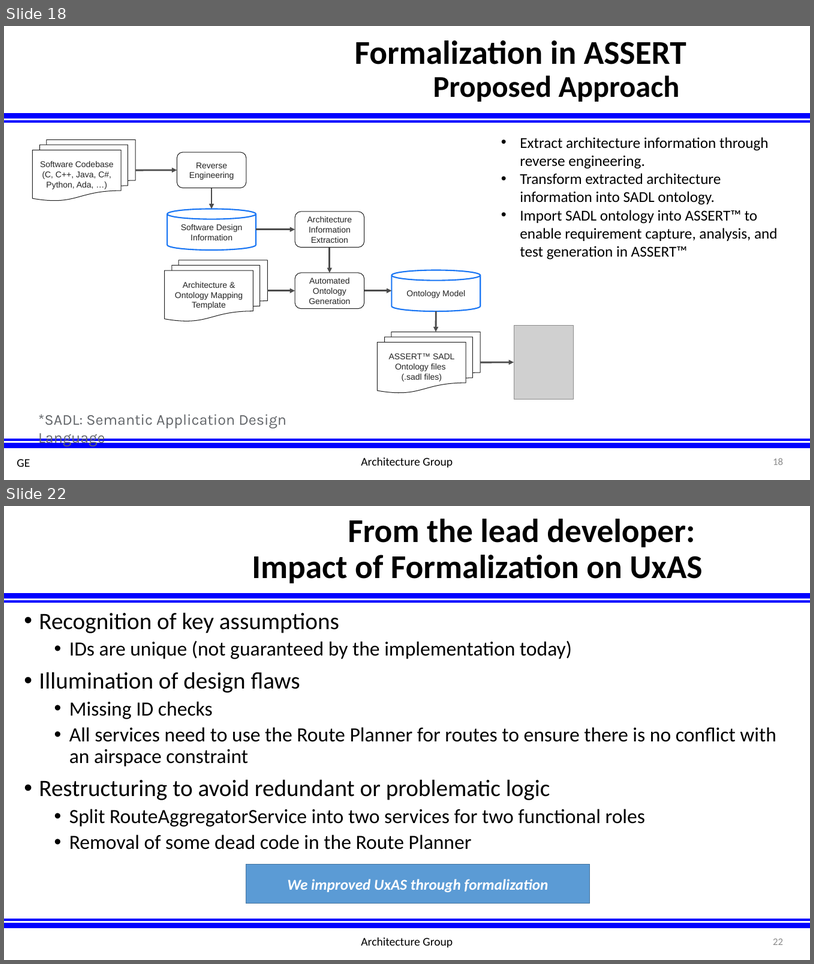
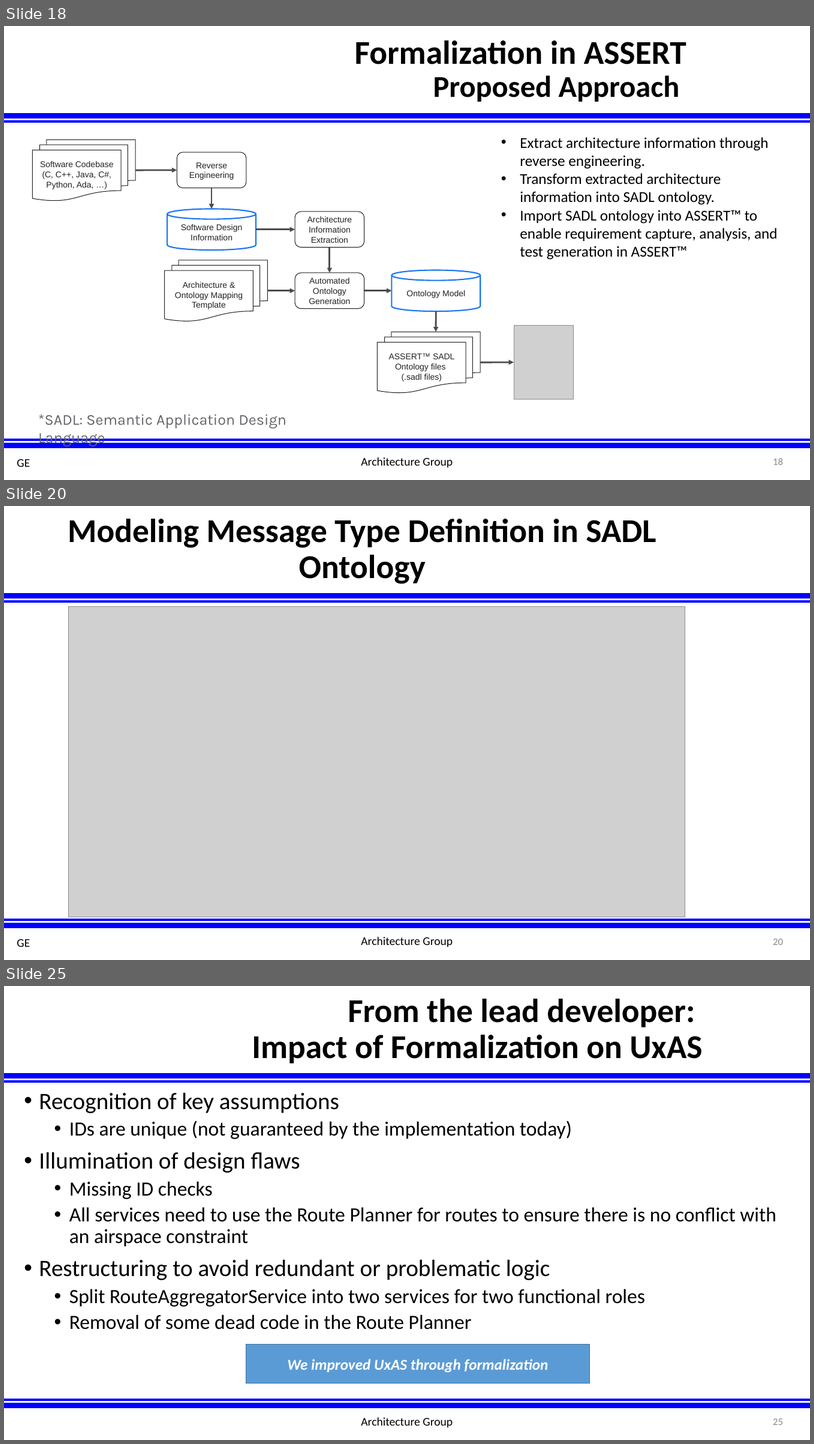
Before and after one commit to afrl-rq/OpenUxAS-SoI, a slide deck: presentations/S5_SoI_Architecture_Group.pptx. Shown one above the other, each under a label of ours: slides 18 and 22 before the commit, slides 18, 20 and 25 after it; the slides between them are not shown. The pictures are 814x964 and 814x1444 pixels, drawn with LibreOffice and Linux fonts; fonts in the diff are those of the drawing; grey boxes stand for pictures; background and template pictures are left out. Boxes give left, top, right and bottom in pixels: in the first picture for what was removed or moved away, otherwise in the second. Text is boxed around its words. In the diff, an @@ line names an element or a change of style, - is before the commit and + after.

```diff
--- a/presentations/S5_SoI_Architecture_Group.pptx
+++ b/presentations/S5_SoI_Architecture_Group.pptx
@@ slide 20 added at bbox=[4, 506, 810, 960], background #FFFFFF; not listed: 5 template elements that a slide beside it also shows @@
@@ title added at bbox=[68, 519, 656, 584], 39.6 pt, text #000000, bold @@
+Modeling Message Type Definition in SADL Ontology
@@ picture added at bbox=[68, 606, 685, 917] @@
@@ text added at bbox=[361, 936, 453, 946], 14 pt, text #000000 @@
+Architecture Group
@@ text added at bbox=[17, 939, 30, 946], 14 pt, text #000000 @@
+GE
@@ what was slide 22 is now slide 25 @@
@@ page number at bbox=[773, 1418, 783, 1425]: text changed @@
-22
+25
```
Also in this commit, not shown: 8 slides changed, 3 other slides added.
